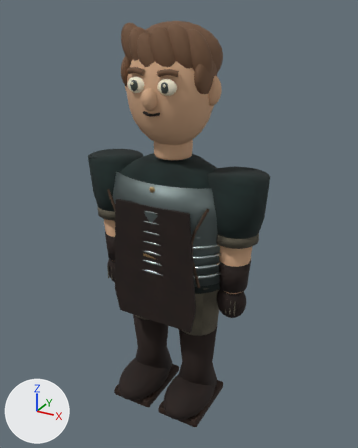
Before and after pictures for a commit that changed the glTF model assets/atelier/character.glb.
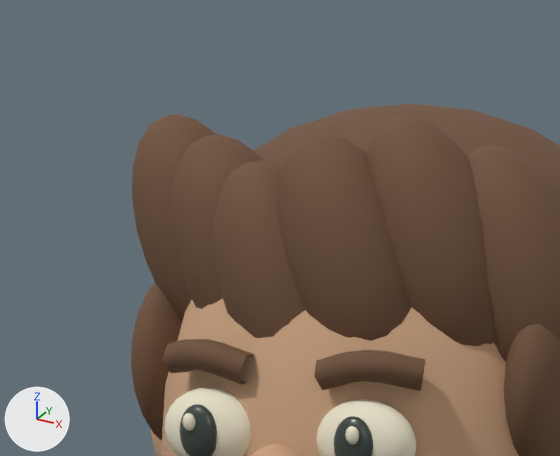
There are two pictures of each version: one whole from a 50 mm lens placed at (0.925, -1.637, 1.747), pointed at (0.024, 0.002, 0.927), one close up on the part from 27% to 57% of the width and 0% to 20% of the height. Lighting does not change. The marker at lower left points along +X, +Y and +Z. The first two pictures are the older version. Where no turn or scale is listed for an object, it has been applied to the vertices. Vertices at exactly the same position are counted once.

In view in the first close-up: 'Part_Chestnut hair', 'Part_Eye whites', 'Part_Eyes', 'Part_Warm skin.002'.
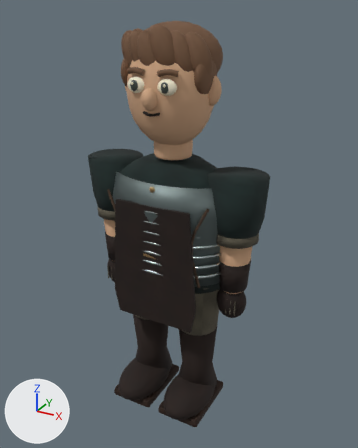
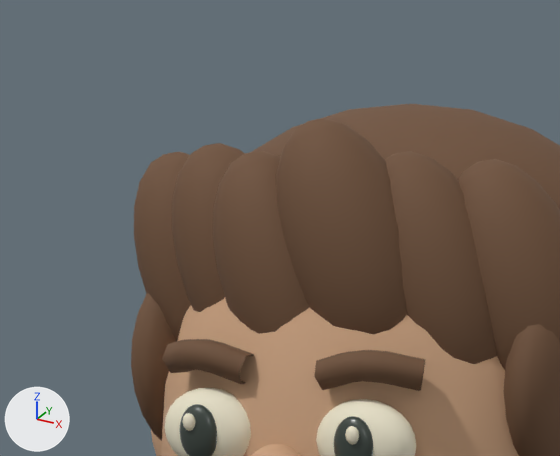
Location of each change, (x1, y1, x2, y2) in pixels of the close-ups (560 x 456 px; the box of a moved part takes in the faces that stretch with it):
```json
{"part": 1, "of": "me_expressive_brow", "change": "moved or reshaped", "before": [132, 114, 216, 322], "after": [134, 152, 191, 341]}
{"part": 2, "of": "me_expressive_brow", "change": "moved or reshaped", "before": [172, 134, 264, 309], "after": [172, 143, 245, 312]}
{"part": 3, "of": "me_expressive_brow", "change": "moved or reshaped", "before": [213, 160, 305, 338], "after": [213, 151, 309, 334]}
{"part": 4, "of": "me_expressive_brow", "change": "moved or reshaped", "before": [277, 132, 411, 341], "after": [276, 118, 407, 335]}
{"part": 5, "of": "me_expressive_brow", "change": "moved or reshaped", "before": [366, 116, 494, 346], "after": [385, 151, 497, 364]}
{"part": 6, "of": "me_expressive_brow", "change": "moved or reshaped", "before": [467, 145, 560, 362], "after": [459, 159, 560, 370]}
```

The change, as JSON lines over the scene's bpy script:
```json
{"block": "me_expressive_brow", "where": "me_expressive_brow.from_pydata(...)  # 2082 vertices, 4104 faces; spans x -0.18..0.18, y -0.165..0.168, z 0.119..0.36"}
{"block": "me_expressive_brow", "where": "# used by ob_part_chestnut_hair; location = (0.0, 0.0, 1.34)"}
{"block": "me_expressive_brow", "change": "me_expressive_brow part 1: the loose piece of 222 vertices spanning x -0.18..-0.07, y -0.095..-0.007, z 0.189..0.353 is moved by (0.0, 0.0, -0.024)"}
{"block": "me_expressive_brow", "change": "me_expressive_brow part 2: the loose piece of 222 vertices spanning x -0.13..-0.02, y -0.12..-0.031, z 0.177..0.342 is moved by (0.0, 0.0, -0.006)"}
{"block": "me_expressive_brow", "change": "me_expressive_brow part 3: the loose piece of 222 vertices spanning x -0.08..0.03, y -0.145..-0.057, z 0.163..0.327 is moved by (0.0, 0.0, 0.006)"}
{"block": "me_expressive_brow", "change": "me_expressive_brow part 4: the loose piece of 222 vertices spanning x -0.03..0.08, y -0.145..-0.057, z 0.181..0.345 is moved by (0.0, 0.0, 0.009)"}
{"block": "me_expressive_brow", "change": "me_expressive_brow part 5: the loose piece of 222 vertices spanning x 0.02..0.13, y -0.12..-0.031, z 0.191..0.355 is moved by (0.0, 0.0, -0.022)"}
{"block": "me_expressive_brow", "change": "me_expressive_brow part 6: the loose piece of 222 vertices spanning x 0.07..0.18, y -0.095..-0.007, z 0.173..0.337 is moved by (0.0, 0.0, -0.008)"}
```
